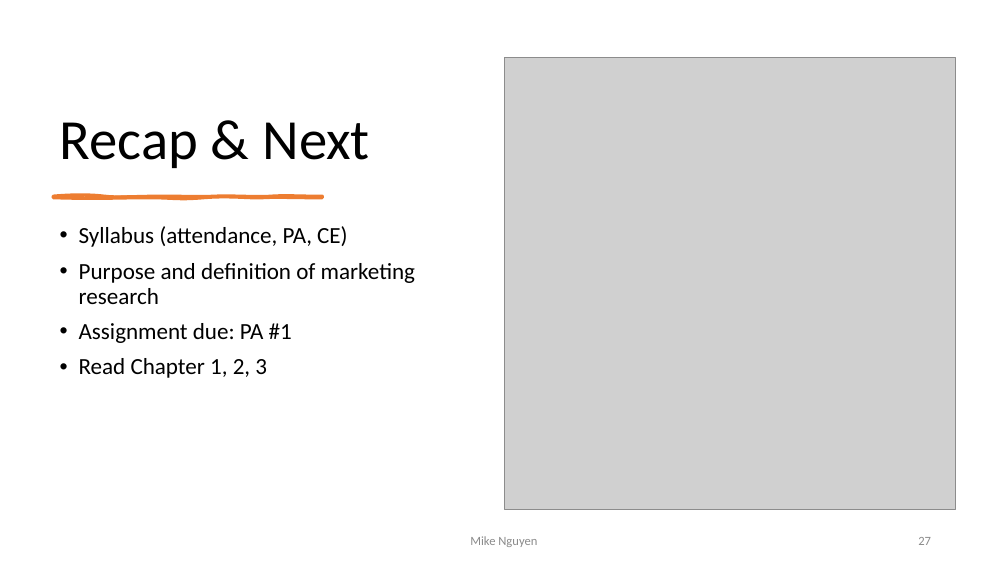
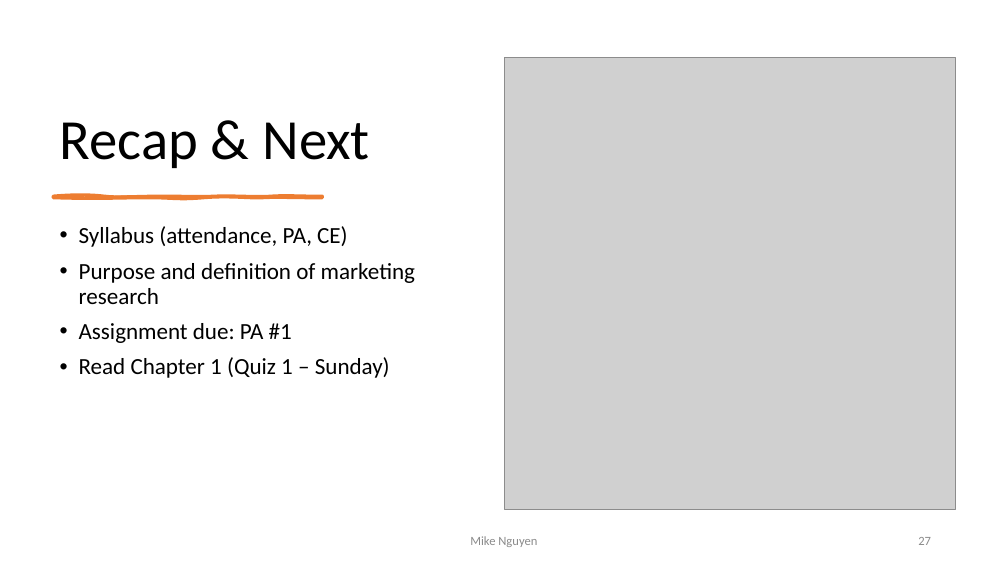
Before and after one commit to mikenguyen13/mar4050_S22, a slide deck: slide 27 of lectures/1/1_Introduction to Marketing Research.pptx. Drawn at 1008x567 pixels with LibreOffice and Linux fonts; fonts in the diff are those of the drawing; grey boxes stand for pictures. Boxes give left, top, right and bottom in pixels: in the first picture for what was removed or moved away, otherwise in the second. Text is boxed around its words. In the diff, an @@ line names an element or a change of style, - is before the commit and + after.

```diff
--- a/lectures/1/1_Introduction to Marketing Research.pptx
+++ b/lectures/1/1_Introduction to Marketing Research.pptx
@@ text at <box>79,357,390,378</box>: text changed @@
-• Read Chapter 1, 2, 3
+• Read Chapter 1 (Quiz 1 – Sunday)
```
Also in this commit, not shown: 4 other slides changed, 1 slide removed, 2 other files.
